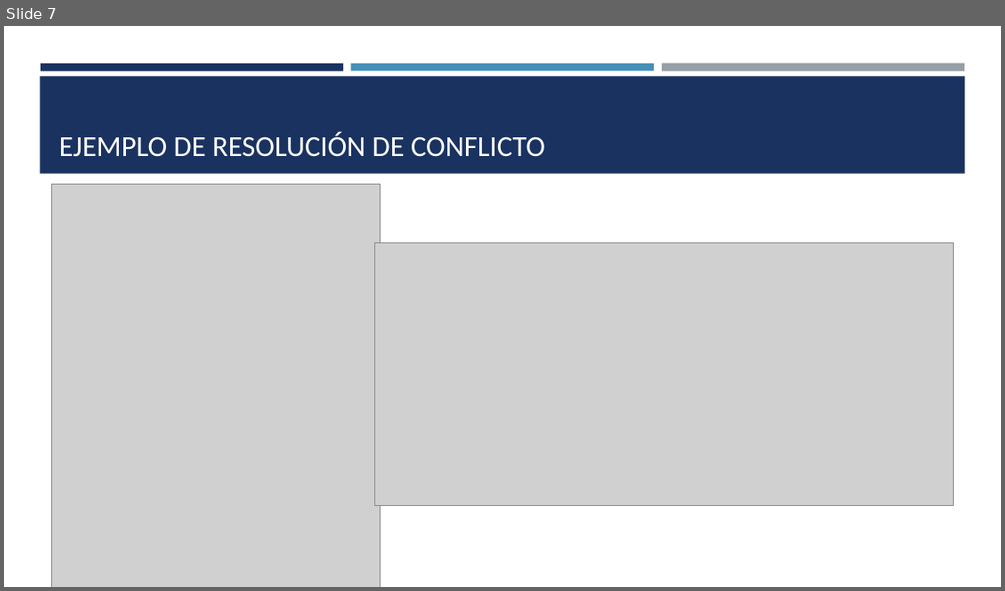
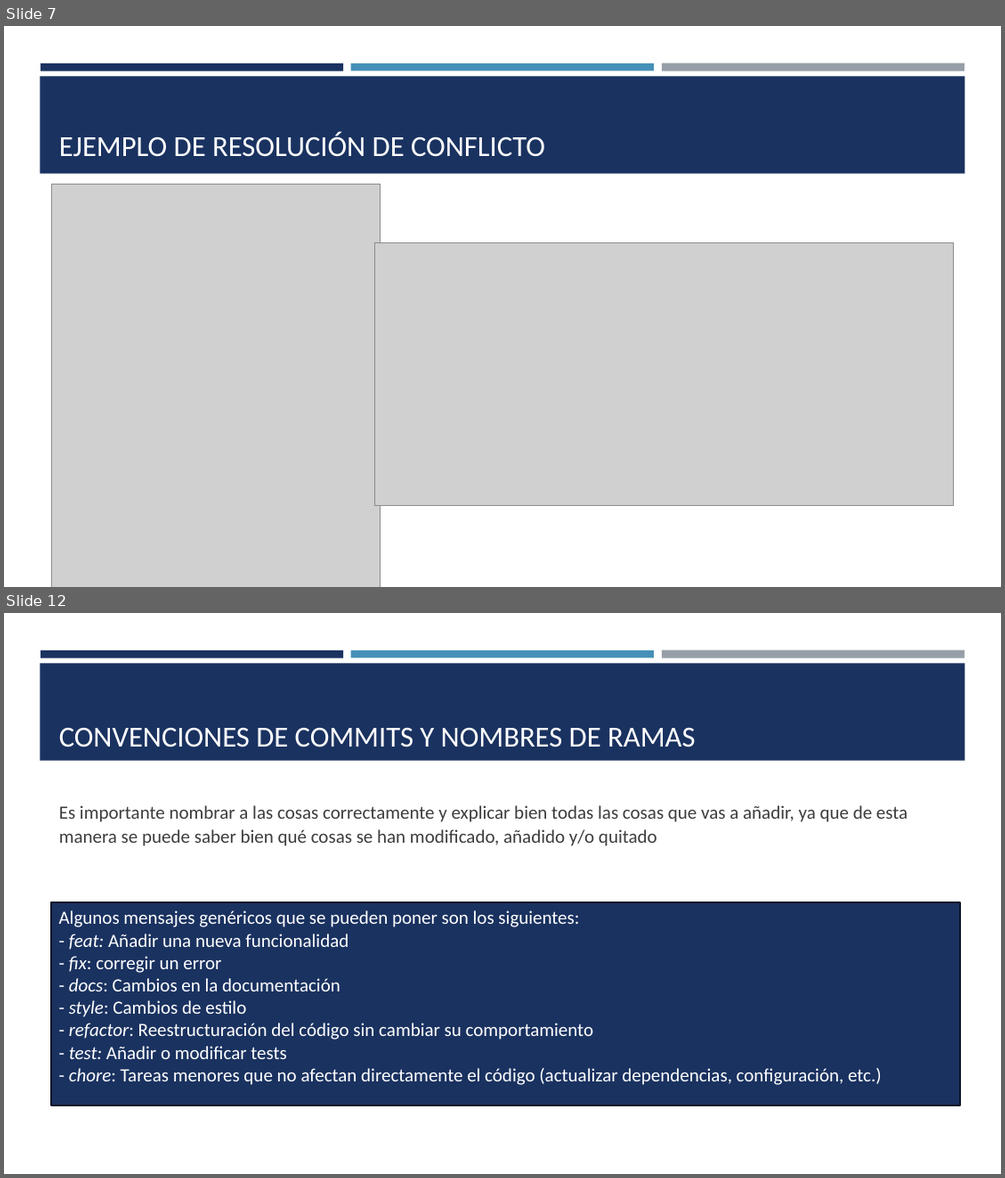
Before and after one commit to juancebellan/-e4-tutorial-github-colaborativo, a slide deck: GitHUb_presentación.pptx. Shown one above the other, each under a label of ours: slide 7 before the commit, slides 7 and 12 after it; the slides between them are not shown. The pictures are 1005x591 and 1005x1178 pixels, drawn with LibreOffice and Linux fonts; fonts in the diff are those of the drawing; grey boxes stand for pictures. Boxes give left, top, right and bottom in pixels: in the first picture for what was removed or moved away, otherwise in the second. Text is boxed around its words. In the diff, an @@ line names an element or a change of style, - is before the commit and + after.

Commit message:
doc: Powe point añadir issues,projects,milestones, convención de commits y github actions

```diff
--- a/GitHUb_presentación.pptx
+++ b/GitHUb_presentación.pptx
@@ slide 12 added at (4, 613, 1001, 1174), background #FFFFFF; not listed: 4 template elements that a slide beside it also shows @@
@@ title added at (59, 727, 695, 747), 28 pt, text #FFFFFF @@
+CONVENCIONES DE COMMITS Y NOMBRES DE RAMAS
@@ text added at (59, 805, 907, 846), 18 pt, text #3D3D3D @@
+Es importante nombrar a las cosas correctamente y explicar bien todas las cosas que vas a añadir, ya que de esta
+manera se puede saber bien qué cosas se han modificado, añadido y/o quitado
@@ rectangle added at (52, 902, 961, 1106), fill #1A3260, outline #0B162A 1.75 pt @@
@@ text added at (59, 910, 882, 1085), 18 pt, text #FFFFFF @@
+Algunos mensajes genéricos que se pueden poner son los siguientes:
+- feat: Añadir una nueva funcionalidad
+- fix: corregir un error
+- docs: Cambios en la documentación
+- style: Cambios de estilo
+- refactor: Reestructuración del código sin cambiar su comportamiento
+- test: Añadir o modificar tests
+- chore: Tareas menores que no afectan directamente el código (actualizar dependencias, configuración, etc.)
```
Also in this commit, not shown: 7 other slides added.
